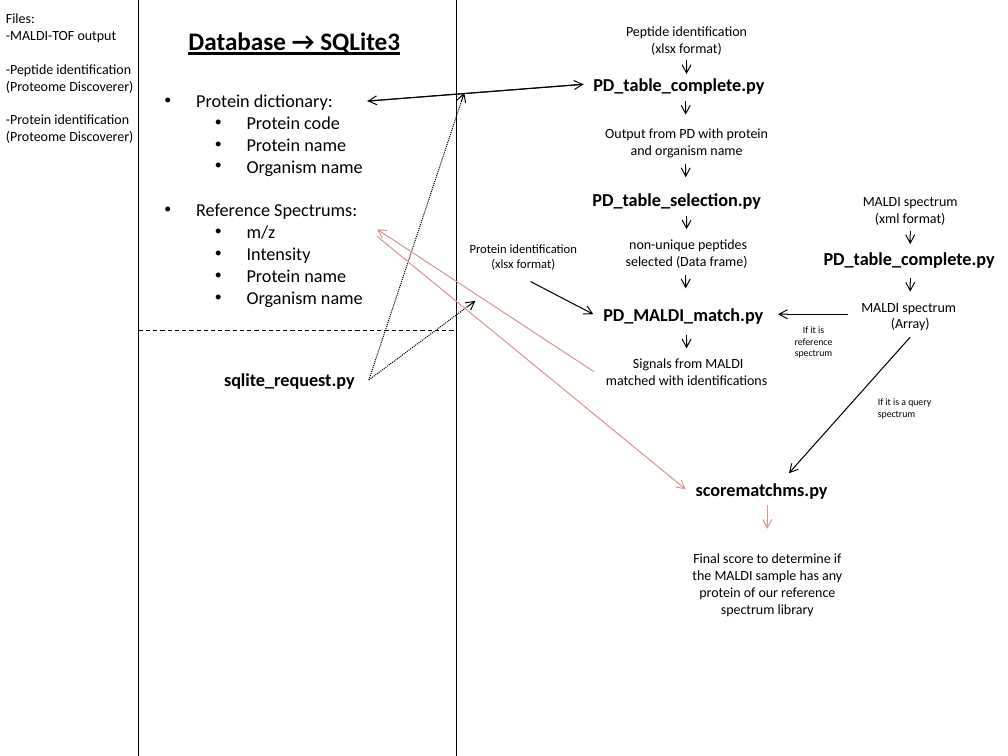
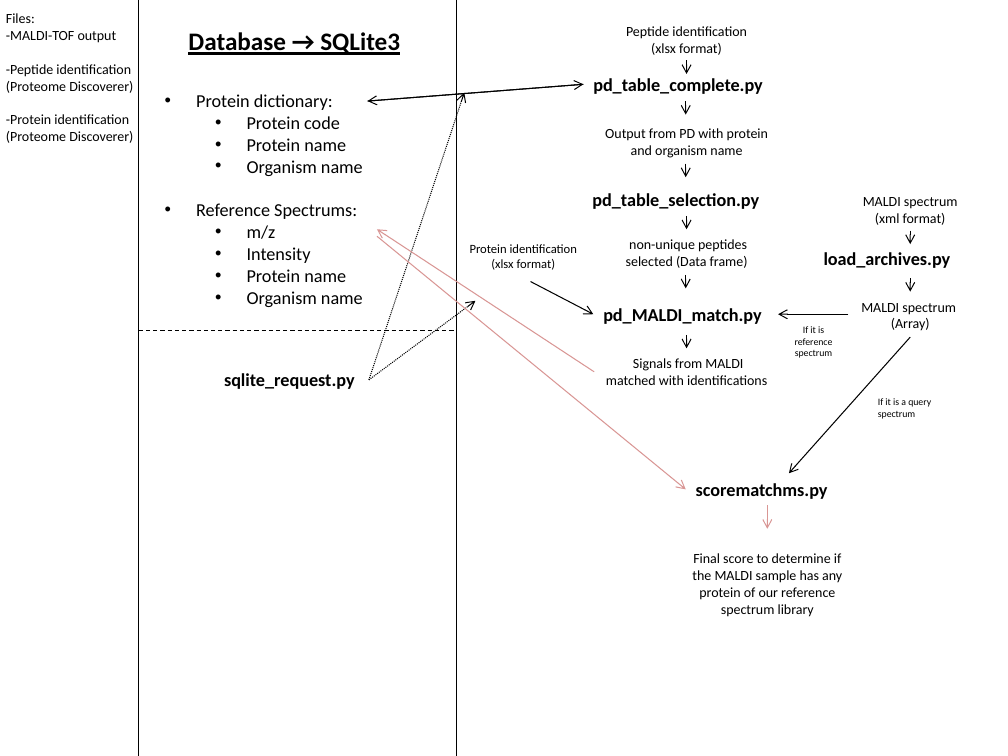
Before and after one commit to cplqam/IDAEA-IIBB_Aquasearch, a slide deck: slide 1 of Summary.pptx. Drawn at 1008x756 pixels with LibreOffice and Linux fonts; fonts in the diff are those of the drawing. Boxes give left, top, right and bottom in pixels: in the first picture for what was removed or moved away, otherwise in the second. Text is boxed around its words. In the diff, an @@ line names an element or a change of style, - is before the commit and + after.

```diff
--- a/Summary.pptx
+++ b/Summary.pptx
@@ text at [593,78,763,94]: text changed @@
-PD_table_complete.py
+pd_table_complete.py
@@ text at [592,193,759,209]: text changed @@
-PD_table_selection.py
+pd_table_selection.py
@@ text at [824,252,951,268]: text changed @@
-PD_table_complete.py
+load_archives.py
@@ text at [603,308,761,324]: text changed @@
-PD_MALDI_match.py
+pd_MALDI_match.py
```
Also in this commit, not shown: 10 other files.
